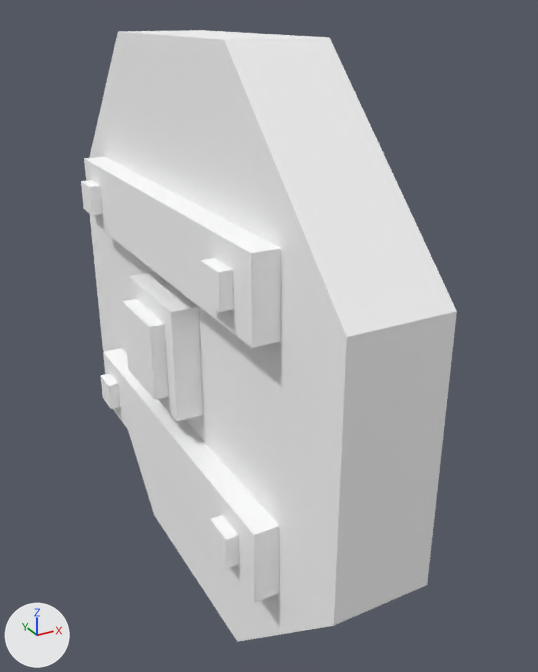
A saved change to the glTF model assets/synty/simple_fantasy/models/SF_Prop_Wheel_01.glb.
Rendered twice from a 50 mm lens placed at (-0.00646, -0.01511, 0.00727), pointed at (0.00144, -0.00075, 0.00009). Arrows for +X, +Y and +Z are at lower left; the lights stay in place.

The first picture shows 'SF_Prop_Wheel_01'.
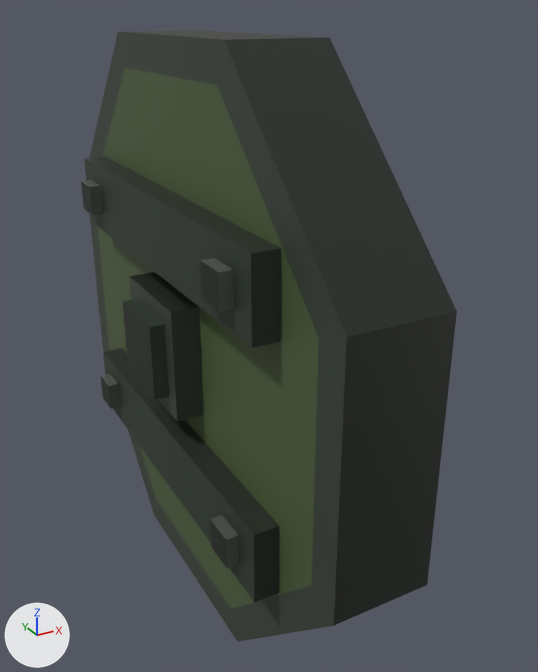
Changed parts and their boxes [x1, y1, x2, y2] in the pictures (538 x 672 px):
'SF_Prop_Wheel_01', surface changed
    both: [81, 30, 457, 642]

What changed in the scene script:
```text
Add img_undead_footman_01:
    img_undead_footman_01 = load_image('Undead_Footman_01', '_unpacked/Undead_Footman_01', 512, 512, 'sRGB')
Change mat_lambert1:
    remove mat_lambert1.base_color = (1.0, 1.0, 1.0)  # white #ffffff
    add mat_lambert1.texture = img_undead_footman_01
```
